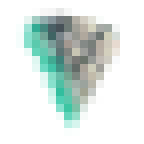
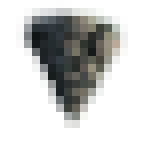
Layers edited between the first and the second w=144, h=144 image:
renamed "sr_charged_altair_stone" to "sr_altair_stone", painted on it over box(16, 8, 128, 136)
